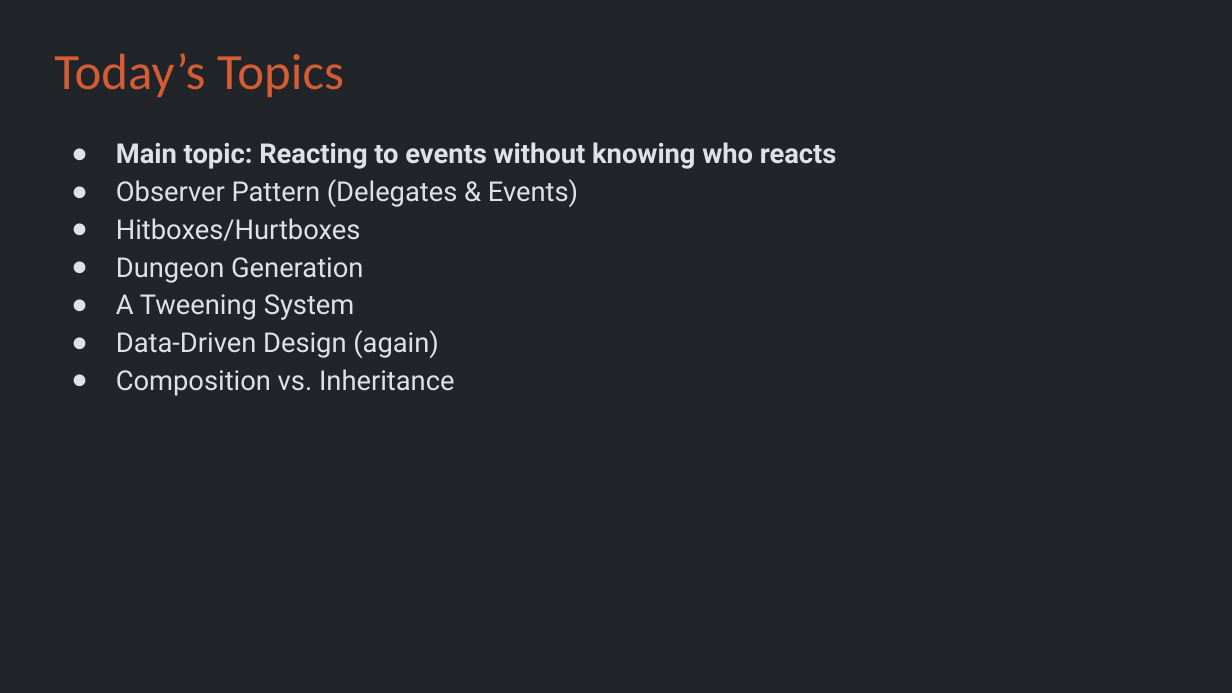
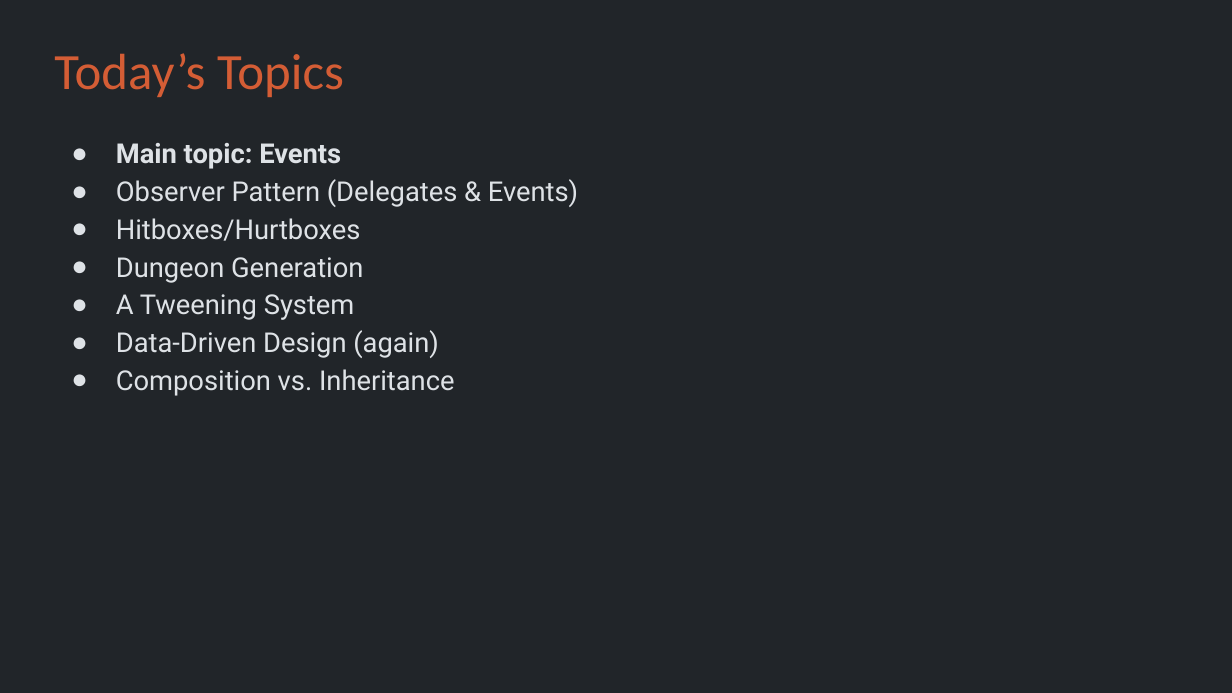
Before and after one commit to Metamate/gar, a slide deck: slide 4 of slides/07 The Legend of Zelda.pptx. Drawn at 1232x693 pixels with LibreOffice and Linux fonts; fonts in the diff are those of the drawing. Boxes give left, top, right and bottom in pixels: in the first picture for what was removed or moved away, otherwise in the second. Text is boxed around its words. In the diff, an @@ line names an element or a change of style, - is before the commit and + after.

```diff
--- a/slides/07 The Legend of Zelda.pptx
+++ b/slides/07 The Legend of Zelda.pptx
@@ text at (x1=116, y1=143, x2=341, y2=169): text changed @@
-● Main topic: Reacting to events without knowing who reacts
+● Main topic: Events
```
Also in this commit, not shown: 14 other files.
